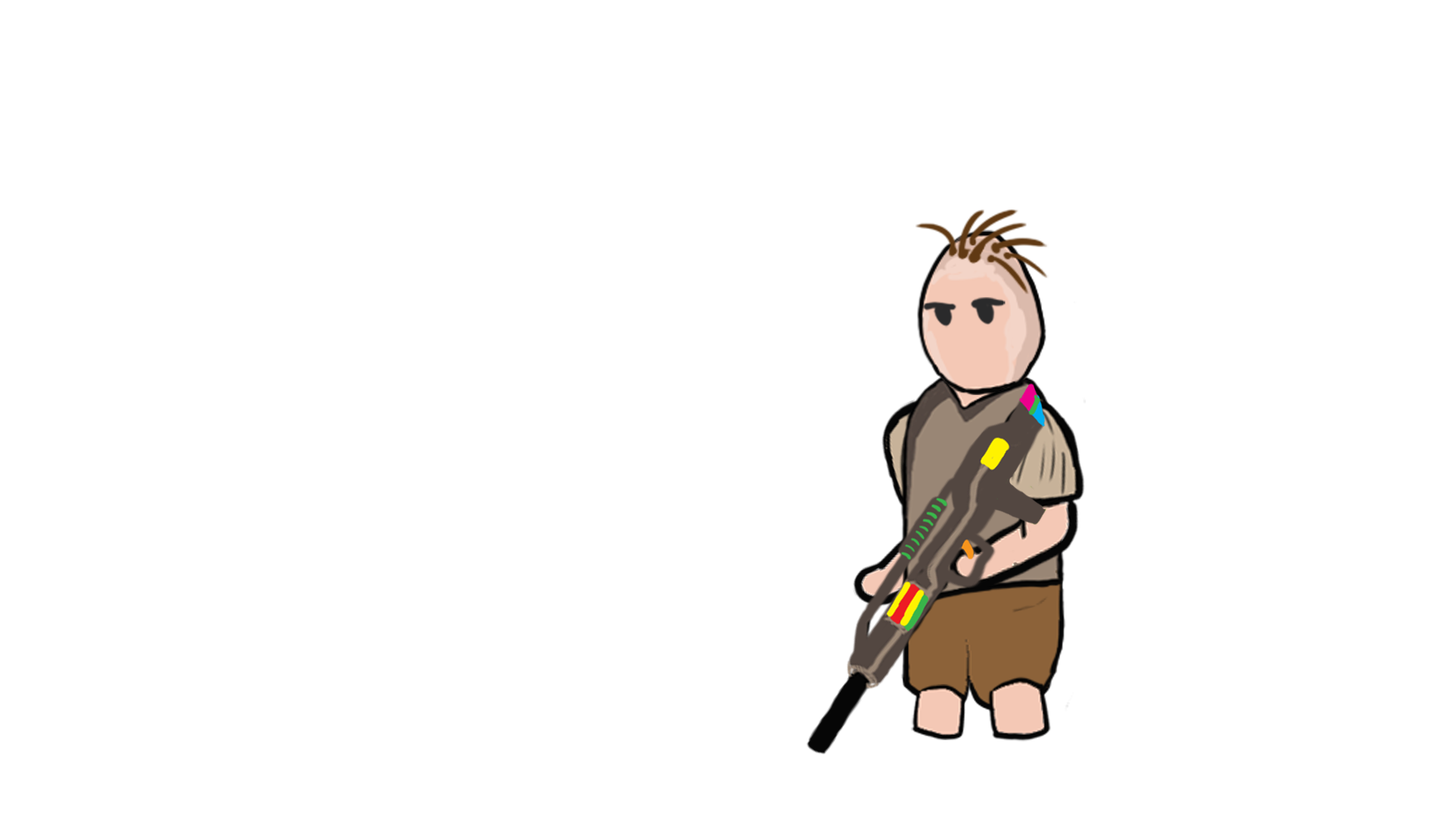
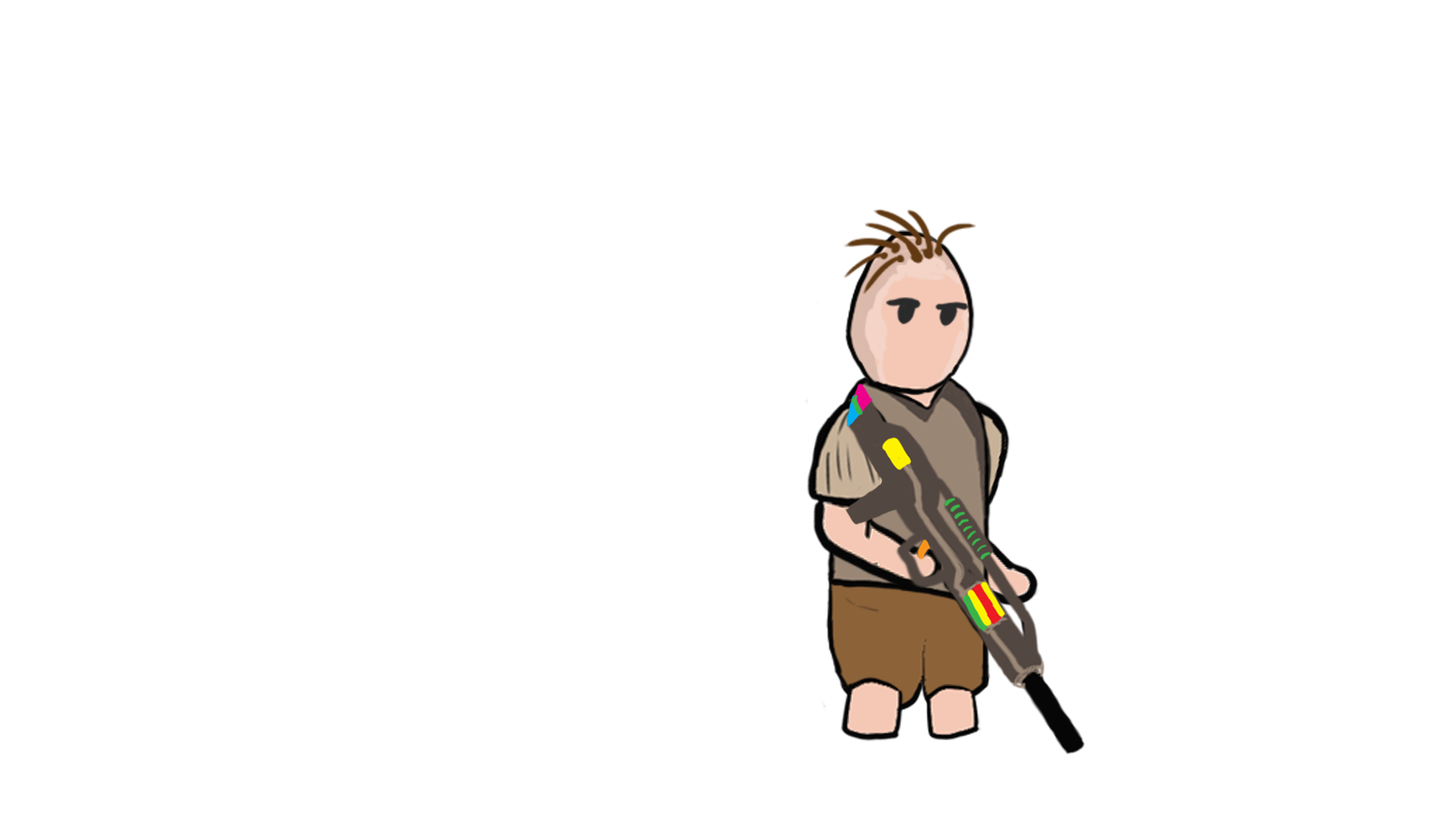
Before/after of a 1455px x 819px layered artwork. What changed in the layer stack:
painted on "hat" over bbox(842, 209, 1050, 295)
painted on "eye" over bbox(886, 296, 1006, 329)
painted on "sniper" over bbox(805, 382, 1087, 755)
painted on "leg_r" over bbox(911, 683, 981, 740)
painted on "leg_l" over bbox(840, 675, 1052, 742)
painted on "head" over bbox(816, 229, 1076, 395)
painted on "arm_l" over bbox(805, 397, 1087, 614)
painted on "body" over bbox(805, 368, 1087, 602)
painted on "jean" over bbox(819, 546, 1073, 712)
painted on "arm_r" over bbox(851, 398, 1040, 619)
